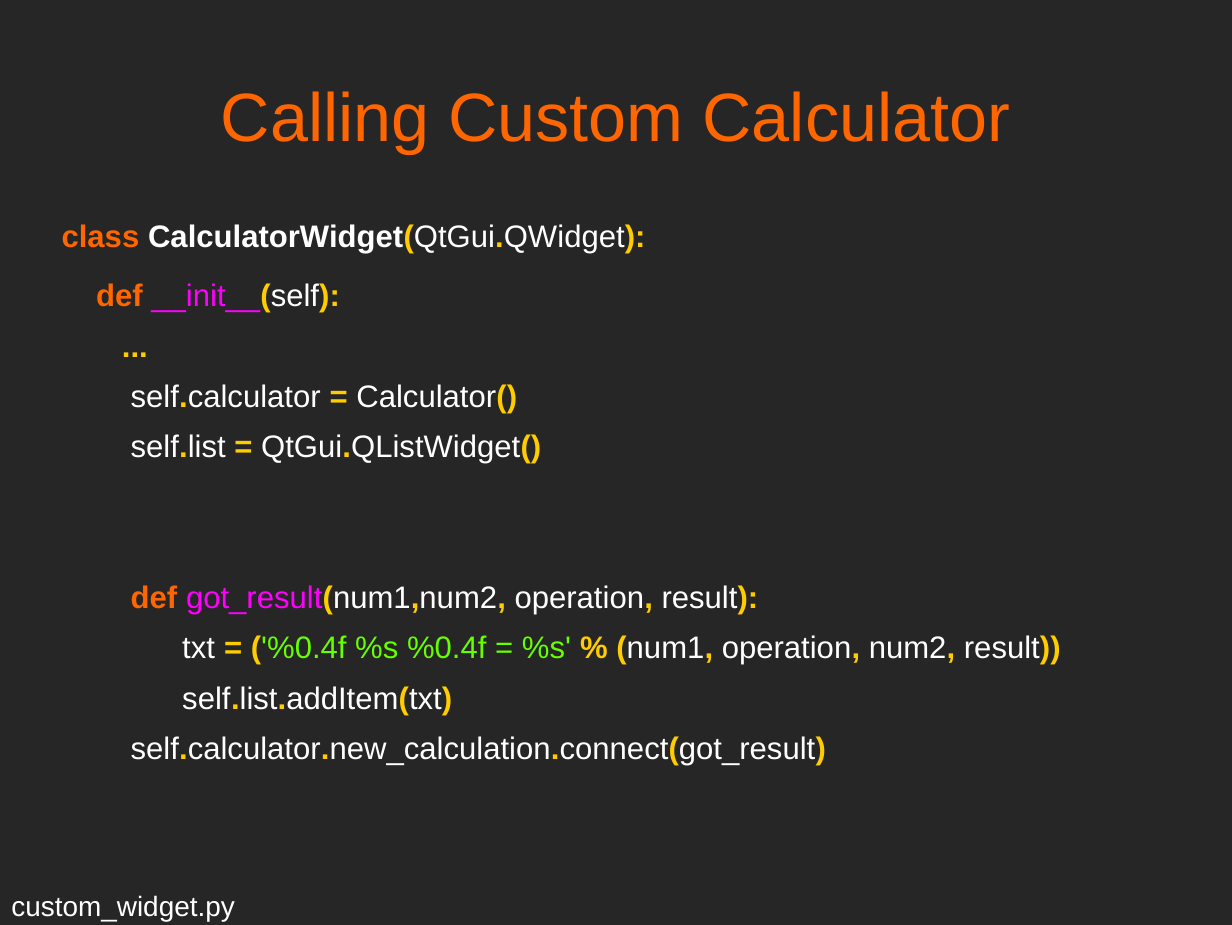
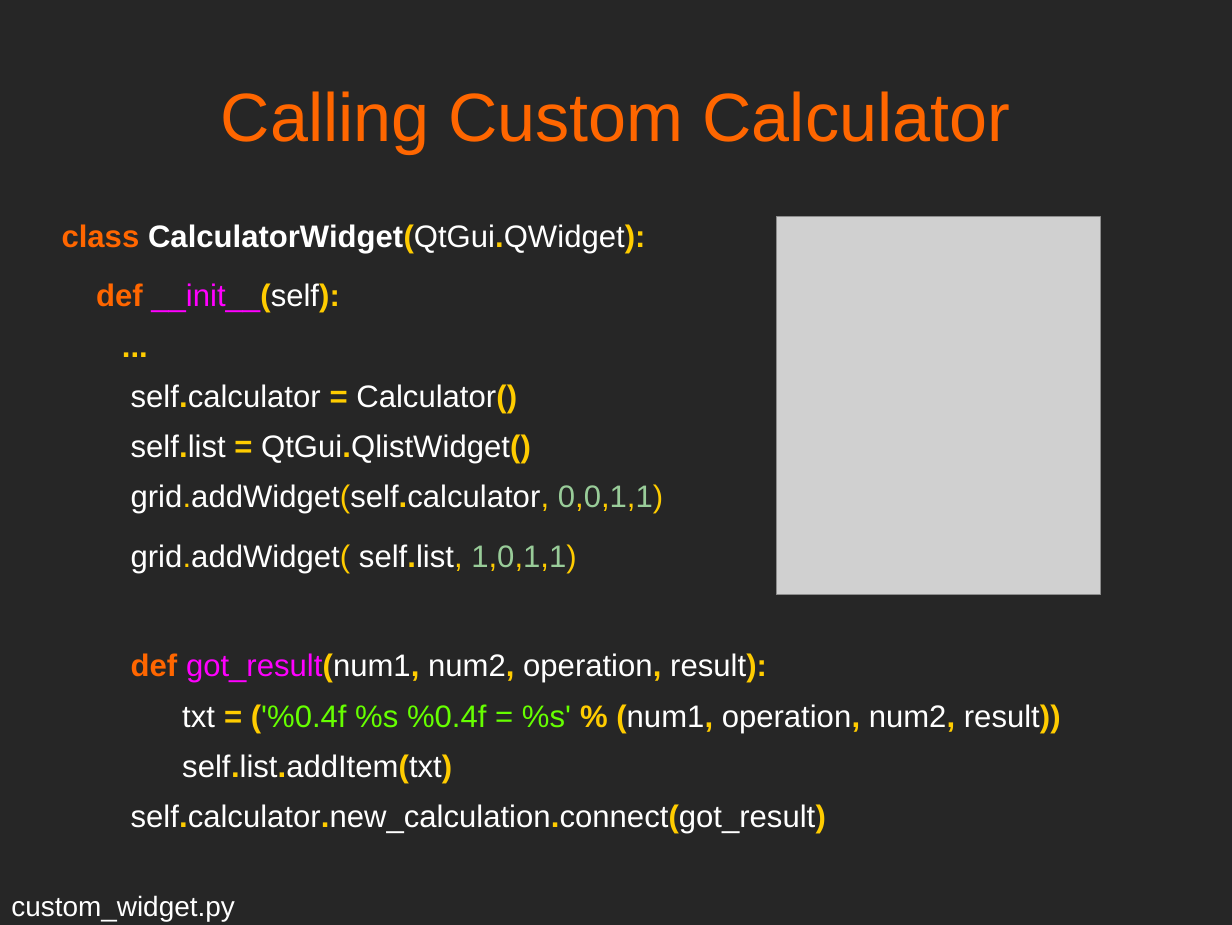
Before and after one commit to mfarhan12/qt-presentation, a slide deck: slide 20 of OPAG QT Presentation.odp (slide 19 before the commit). Drawn at 1232x925 pixels with LibreOffice and Linux fonts; fonts in the diff are those of the drawing; grey boxes stand for pictures. Boxes give left, top, right and bottom in pixels: in the first picture for what was removed or moved away, otherwise in the second. Text is boxed around its words. In the diff, an @@ line names an element or a change of style, - is before the commit and + after.

```diff
--- a/OPAG QT Presentation.odp
+++ b/OPAG QT Presentation.odp
@@ picture added at [777, 217, 1101, 596] @@
@@ text at [131, 434, 767, 683]: text changed @@
-self.list = QtGui.QListWidget()
-def got_result(num1,num2, operation, result):
+self.list = QtGui.QlistWidget()
+grid.addWidget(self.calculator, 0,0,1,1)
+grid.addWidget( self.list, 1,0,1,1)
+def got_result(num1, num2, operation, result):
```
Also in this commit, not shown: 13 other slides changed, 1 slide added, 4 other files.
